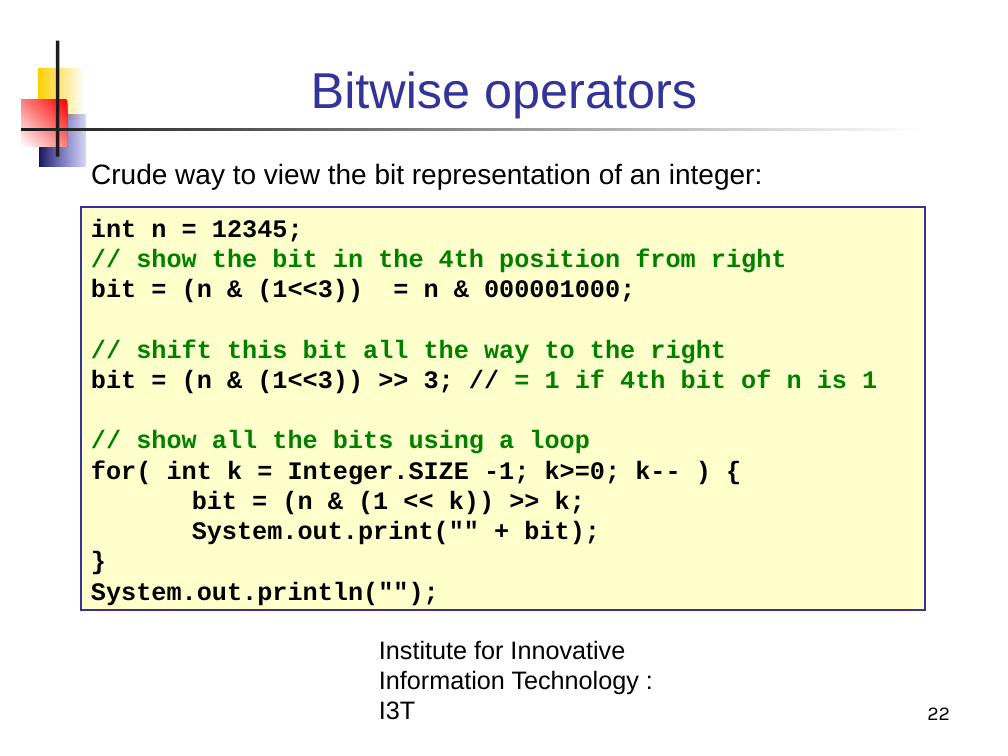
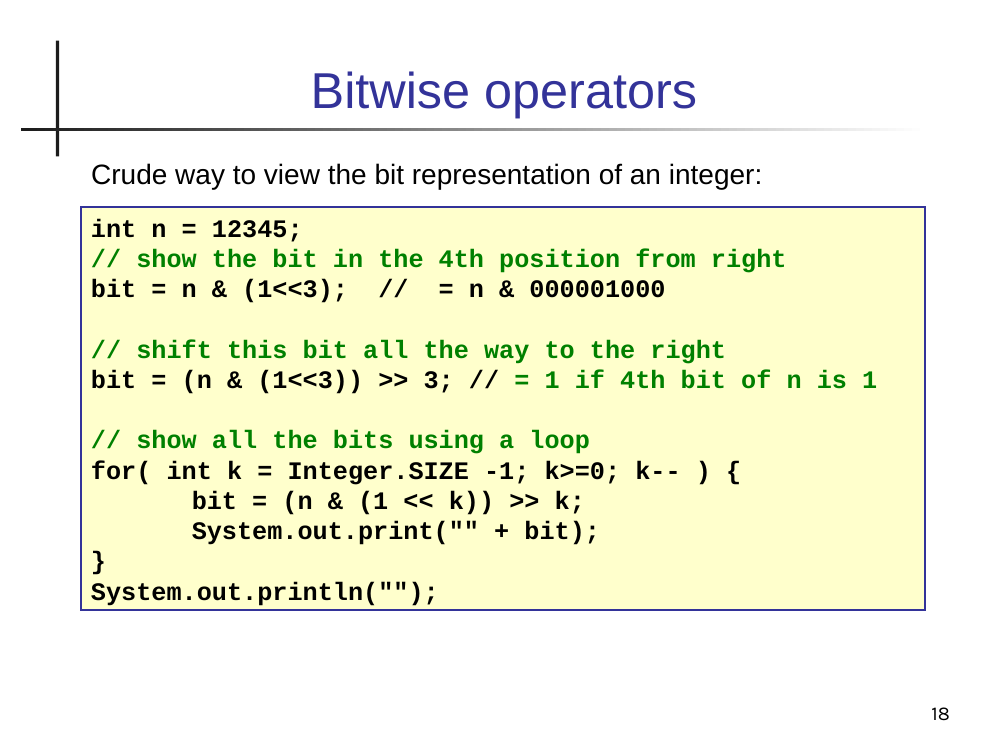
Before and after one commit to skeoop/skeoop.github.io, a slide deck: slide 18 of java-basics/10-Conditional2.ppt (slide 22 before the commit). Drawn at 1008x756 pixels with LibreOffice and Linux fonts; fonts in the diff are those of the drawing. Boxes give left, top, right and bottom in pixels: in the first picture for what was removed or moved away, otherwise in the second. Text is boxed around its words. In the diff, an @@ line names an element or a change of style, - is before the commit and + after.

```diff
--- a/java-basics/10-Conditional2.ppt
+++ b/java-basics/10-Conditional2.ppt
@@ rectangle removed at [37,68,85,120] @@
@@ rectangle removed at [22,100,68,146] @@
@@ rectangle removed at [39,115,85,167] @@
@@ text in rectangle at [91,279,665,303]: text changed @@
-bit = (n & (1<<3)) = n & 000001000;
+bit = n & (1<<3); // = n & 000001000
@@ text removed at [379,640,639,720] @@
-Institute for Innovative Information Technology : I3T
@@ page number at [931,707,950,721]: text changed @@
-22
+18
```
Also in this commit, not shown: 21 other slides changed, 3 slides added, 8 slides removed, 14 other files.
